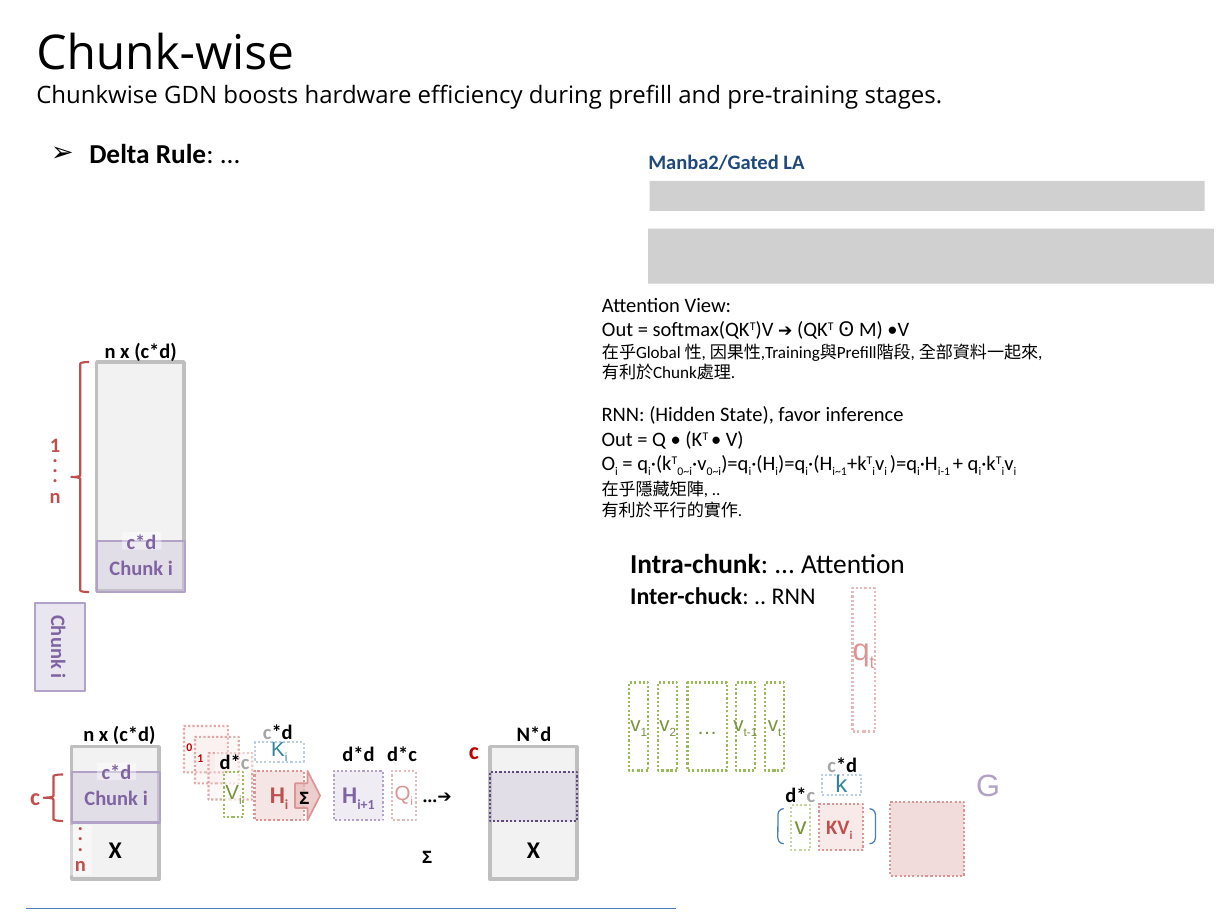
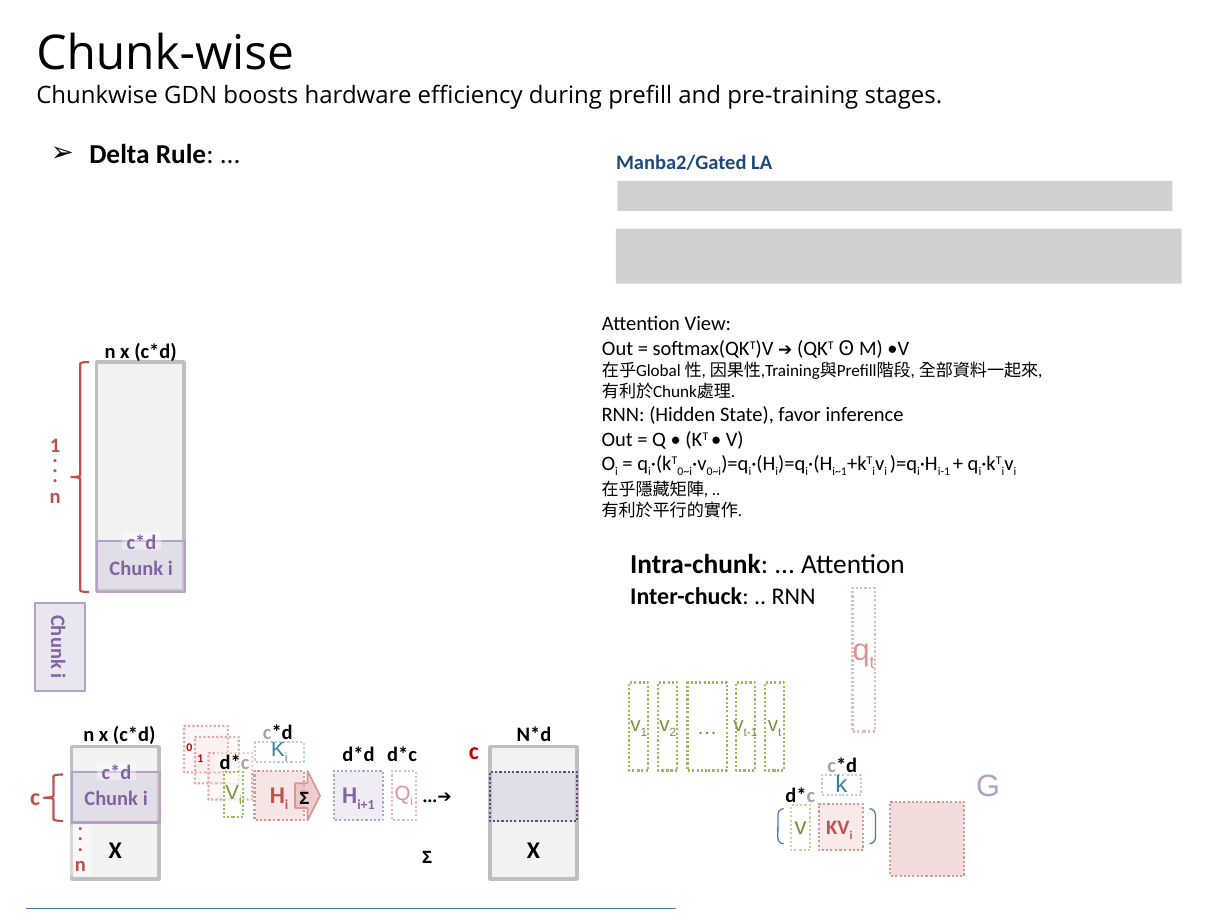
Before and after one commit to navibator/crazy-ai, a slide deck: slide 5 of temp.pptx. Drawn at 1232x924 pixels with LibreOffice and Linux fonts; fonts in the diff are those of the drawing; grey boxes stand for pictures. Boxes give left, top, right and bottom in pixels: in the first picture for what was removed or moved away, otherwise in the second. Text is boxed around its words. In the diff, an @@ line names an element or a change of style, - is before the commit and + after.

Commit message:
update attention formula

```diff
--- a/temp.pptx
+++ b/temp.pptx
@@ 2 pictures, 1 text: place and size @@
-2 pictures, 1 text at [648, 154, 1214, 285]
+2 pictures, 1 text at [616, 154, 1181, 285]
@@ text "Attention View: Out = softmax(QKT)V ...": place and size @@
-text "Attention View: Out = softmax(QKT)V ..." at [602, 298, 1043, 380]
+text "Attention View: Out = softmax(QKT)V ..." at [602, 316, 1043, 399]
```
Also in this commit, not shown: 3 other slides changed, 1 other file.
